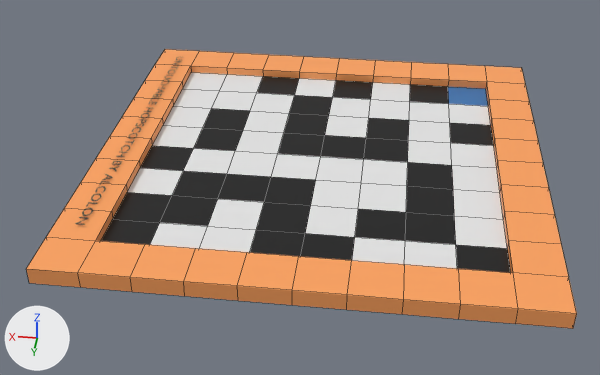
An edit to the Blender file blend/the real 8x8.blend, drawn before and after from the same camera.
Both versions are drawn from a 50 mm lens placed at (-0.78, 8.2, 5.0), pointed at (0.21, 0.24, -0.3). The lights are fixed; the arrows at lower left show +X, +Y and +Z. Mesh edges are drawn as thin lines on the coarser meshes.
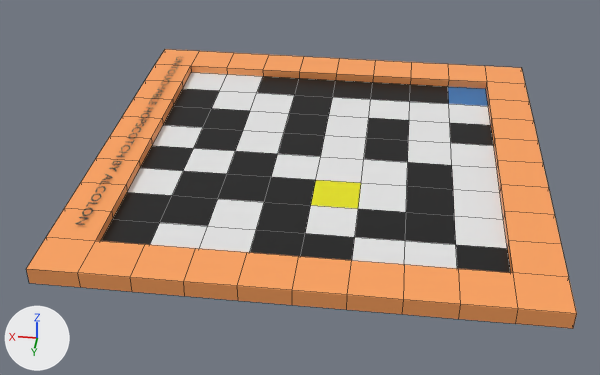
Pixel boxes [x1, y1, x2, y2] of what changed, in the pictures (600 x 375 px):
part 1 of me_cube, recoloured: [371, 82, 410, 102] in both
part 2 of me_cube, recoloured: [295, 78, 336, 97] in both
part 3 of me_cube, recoloured (white to black): [227, 151, 278, 177] in both
part 4 of me_cube, recoloured (white to black): [174, 89, 219, 108] in both
part 5 of me_cube, recoloured (white to black): [163, 106, 212, 127] in both
part 6 of me_cube, recoloured (white to yellow): [311, 180, 361, 209] in both
part 7 of me_cube, recoloured (black to white): [321, 135, 366, 159] in both

Diff of the bpy script that builds the scene:
```diff
--- a/blend/the real 8x8.blend.py
+++ b/blend/the real 8x8.blend.py
@@ mat_goal @@
+mat_goal = principled_material('goal')
+mat_goal.base_color = (0.8, 0.774, 0.0)  # yellow #e7e400
@@ me_cube @@
 me_cube.from_pydata(...)  # 274 vertices, 272 faces; spans x -1.0..1.0, y -1.0..1.0, z -1.0..1.0
 # used by ob_cube; location = (0.0, 0.0, 0.0); scale = (2.5, 2.5, 0.0875)
+# me_cube part 1: the 1 face centred in x -0.3, y -0.7, z -0.11 switches from mat_white (white #e7e7e7) to mat_material_002 (black #0e0e0e)
+# me_cube part 2: the 1 face centred in x 0.1, y -0.7, z -0.11 switches from mat_white (white #e7e7e7) to mat_material_002 (black #0e0e0e)
+# me_cube part 3: the 1 face centred in x 0.3, y 0.1, z -0.11 switches from mat_white (white #e7e7e7) to mat_material_002 (black #0e0e0e)
+# me_cube part 4: the 1 face centred in x 0.7, y -0.5, z -0.11 switches from mat_white (white #e7e7e7) to mat_material_002 (black #0e0e0e)
+# me_cube part 5: the 1 face centred in x 0.7, y -0.3, z -0.11 switches from mat_white (white #e7e7e7) to mat_material_002 (black #0e0e0e)
+# me_cube part 6: the 1 face centred in x -0.1, y 0.3, z -0.11 switches from mat_white (white #e7e7e7) to mat_goal (yellow #e7e400)
+# me_cube part 7: the 1 face centred in x -0.1, y -0.1, z -0.11 switches from mat_material_002 (black #0e0e0e) to mat_white (white #e7e7e7)
 me_cube.materials.append(mat_white)
@@ me_cube @@
 me_cube.materials.append(mat_material_002)
+me_cube.materials.append(mat_goal)  # yellow #e7e400
```
